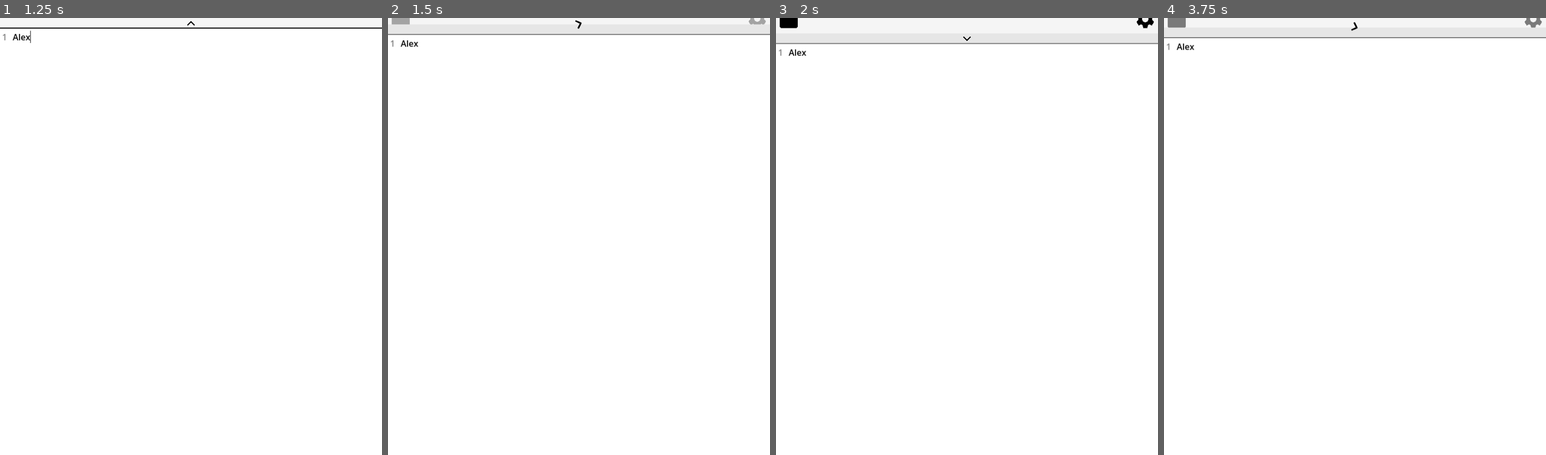
Above: before the commit, frames 1-4 (left to right).
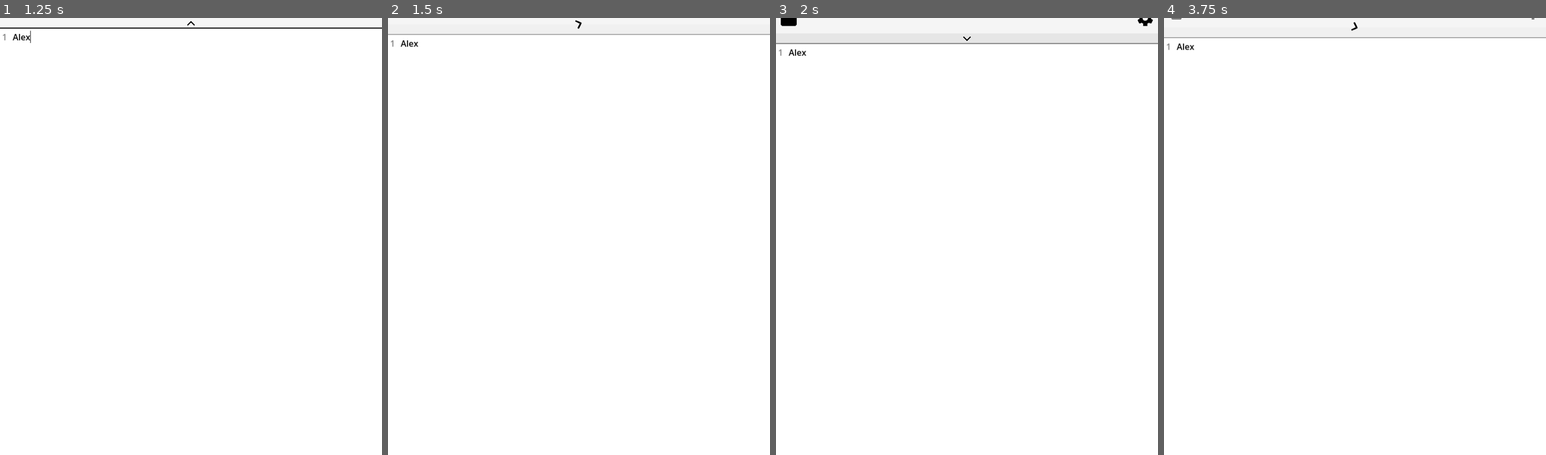
Above: after the commit, the same moments.

Repository: em-s-h/Nairu
Game: Godot game, scene res://scenes/main.tscn
The game is run twice, just before and just after one commit, with the same random seed, the same clock (stepped at 60 frames per second) and the same inputs.
Inputs (mouse positions are in pixels of both pictures, inside the frame that each line leads up to):
- Up to frame 1 (1.25 s): click (191, 240) at 0.52 s; type "Alex" at 0.6 s
- Up to frame 2 (1.5 s): click (579, 22) at 1.25 s
- Up to frame 3 (2 s): no input
- Up to frame 4 (3.75 s): click (1175, 18) at 2 s; click (1232, 18) at 2.75 s; click (1355, 39) at 3.5 s

Frame 1 is identical in both runs. In frame 2, 0.4% of the frame differs, in the area x 0-100%, y 0-4%; in frame 3, less than 0.1%; in frame 4, 0.4%, in the area x 0-100%, y 0-5%.

Commit message:
Confirm when exiting with unsaved changes Add '*' to title to indicate the text has been changed

Diff:
--- /dev/null
+++ b/scenes/error_dialog.tscn
@@ -0,0 +1,6 @@
+[gd_scene format=3 uid="uid://dgtd6fdjpnluq"]
+
+[node name="ErrorDialog" type="AcceptDialog"]
+initial_position = 4
+ok_button_text = "Ok"
+dialog_close_on_escape = false
--- a/scenes/main.tscn
+++ b/scenes/main.tscn
@@ -151,6 +151,42 @@
 tracks/11/interp = 1
 tracks/11/loop_wrap = true
 tracks/11/keys = {
+"times": PackedFloat32Array(0),
+"transitions": PackedFloat32Array(1),
+"update": 1,
+"values": [false]
+}
+tracks/12/type = "value"
+tracks/12/imported = false
+tracks/12/enabled = true
+tracks/12/path = NodePath("HBoxContainer/VBoxContainer/TopPanel/NotesPanelButton:size")
+tracks/12/interp = 1
+tracks/12/loop_wrap = true
+tracks/12/keys = {
+"times": PackedFloat32Array(0),
+"transitions": PackedFloat32Array(1),
+"update": 0,
+"values": [Vector2(38, 38)]
+}
+tracks/13/type = "value"
+tracks/13/imported = false
+tracks/13/enabled = true
+tracks/13/path = NodePath("HBoxContainer/VBoxContainer/TopPanel/SettingsWindowButton:size")
+tracks/13/interp = 1
+tracks/13/loop_wrap = true
+tracks/13/keys = {
+"times": PackedFloat32Array(0),
+"transitions": PackedFloat32Array(1),
+"update": 0,
+"values": [Vector2(38, 38)]
+}
+tracks/14/type = "value"
+tracks/14/imported = false
+tracks/14/enabled = true
+tracks/14/path = NodePath("HBoxContainer/VBoxContainer/TopPanelButton:disabled")
+tracks/14/interp = 1
+tracks/14/loop_wrap = true
+tracks/14/keys = {
 "times": PackedFloat32Array(0),
 "transitions": PackedFloat32Array(1),
 "update": 1,
@@ -310,6 +346,42 @@
 "update": 1,
 "values": [true]
 }
+tracks/10/type = "value"
+tracks/10/imported = false
+tracks/10/enabled = true
+tracks/10/path = NodePath("HBoxContainer/VBoxContainer/TopPanel/NotesPanelButton:size")
+tracks/10/interp = 2
+tracks/10/loop_wrap = true
+tracks/10/keys = {
+"times": PackedFloat32Array(0, 0.35),
+"transitions": PackedFloat32Array(1, 1),
+"update": 0,
+"values": [Vector2(38, 38), Vector2(38, 0)]
+}
+tracks/11/type = "value"
+tracks/11/imported = false
+tracks/11/enabled = true
+tracks/11/path = NodePath("HBoxContainer/VBoxContainer/TopPanel/SettingsWindowButton:size")
+tracks/11/interp = 2
+tracks/11/loop_wrap = true
+tracks/11/keys = {
+"times": PackedFloat32Array(0, 0.35),
+"transitions": PackedFloat32Array(1, 1),
+"update": 0,
+"values": [Vector2(38, 38), Vector2(38, 0)]
+}
+tracks/12/type = "value"
+tracks/12/imported = false
+tracks/12/enabled = true
+tracks/12/path = NodePath("HBoxContainer/VBoxContainer/TopPanelButton:disabled")
+tracks/12/interp = 1
+tracks/12/loop_wrap = true
+tracks/12/keys = {
+"times": PackedFloat32Array(0, 0.35),
+"transitions": PackedFloat32Array(1, 1),
+"update": 1,
+"values": [true, false]
+}
 
 [sub_resource type="Animation" id="Animation_bo5v8"]
 resource_name = "open_notes_panel"
@@ -447,7 +519,7 @@
 tracks/8/interp = 1
 tracks/8/loop_wrap = true
 tracks/8/keys = {
-"times": PackedFloat32Array(0, 0.35),
+"times": PackedFloat32Array(0, 0.3),
 "transitions": PackedFloat32Array(1, 1),
 "update": 1,
 "values": [true, false]
@@ -459,6 +531,42 @@
 tracks/9/interp = 1
 tracks/9/loop_wrap = true
 tracks/9/keys = {
+"times": PackedFloat32Array(0, 0.3),
+"transitions": PackedFloat32Array(1, 1),
+"update": 1,
+"values": [true, false]
+}
+tracks/10/type = "value"
+tracks/10/imported = false
+tracks/10/enabled = true
+tracks/10/path = NodePath("HBoxContainer/VBoxContainer/TopPanel/NotesPanelButton:size")
+tracks/10/interp = 2
+tracks/10/loop_wrap = true
+tracks/10/keys = {
+"times": PackedFloat32Array(0, 0.35),
+"transitions": PackedFloat32Array(1, 1),
+"update": 0,
+"values": [Vector2(38, 0), Vector2(38, 38)]
+}
+tracks/11/type = "value"
+tracks/11/imported = false
+tracks/11/enabled = true
+tracks/11/path = NodePath("HBoxContainer/VBoxContainer/TopPanel/SettingsWindowButton:size")
+tracks/11/interp = 2
+tracks/11/loop_wrap = true
+tracks/11/keys = {
+"times": PackedFloat32Array(0, 0.35),
+"transitions": PackedFloat32Array(1, 1),
+"update": 0,
+"values": [Vector2(38, 0), Vector2(38, 38)]
+}
+tracks/12/type = "value"
+tracks/12/imported = false
+tracks/12/enabled = true
+tracks/12/path = NodePath("HBoxContainer/VBoxContainer/TopPanelButton:disabled")
+tracks/12/interp = 1
+tracks/12/loop_wrap = true
+tracks/12/keys = {
 "times": PackedFloat32Array(0, 0.35),
 "transitions": PackedFloat32Array(1, 1),
 "update": 1,
@@ -473,6 +581,10 @@
 "open_notes_panel": SubResource("Animation_bo5v8"),
 "open_top_panel": SubResource("Animation_g5rrb")
 }
+
+[sub_resource type="StyleBoxEmpty" id="StyleBoxEmpty_vj8vp"]
+
+[sub_resource type="StyleBoxEmpty" id="StyleBoxEmpty_7w5xn"]
 
 [node name="Main" type="Control"]
 layout_mode = 3
@@ -526,39 +638,41 @@
 theme_type_variation = &"TopPanel"
 
 [node name="NotesPanelButton" type="Button" parent="HBoxContainer/VBoxContainer/TopPanel"]
-custom_minimum_size = Vector2(38, 38)
 layout_mode = 1
 anchors_preset = 4
 anchor_top = 0.5
 anchor_bottom = 0.5
 offset_left = 5.0
-offset_top = -17.5
-offset_right = 40.0
-offset_bottom = 17.5
+offset_top = -19.5
+offset_right = 43.0
+offset_bottom = 18.5
 grow_vertical = 2
 size_flags_horizontal = 2
 size_flags_vertical = 4
+theme_type_variation = &"IconButton"
+theme_override_styles/focus = SubResource("StyleBoxEmpty_vj8vp")
 icon = ExtResource("7_1rffi")
 flat = true
 icon_alignment = 1
 expand_icon = true
 
 [node name="SettingsWindowButton" type="Button" parent="HBoxContainer/VBoxContainer/TopPanel"]
-custom_minimum_size = Vector2(38, 38)
 layout_mode = 1
 anchors_preset = 6
 anchor_left = 1.0
 anchor_top = 0.5
 anchor_right = 1.0
 anchor_bottom = 0.5
-offset_left = -40.0
-offset_top = -17.5
+offset_left = -43.0
+offset_top = -19.5
 offset_right = -5.0
-offset_bottom = 17.5
+offset_bottom = 18.5
 grow_horizontal = 0
 grow_vertical = 2
 size_flags_horizontal = 6
 size_flags_vertical = 4
+theme_type_variation = &"IconButton"
+theme_override_styles/focus = SubResource("StyleBoxEmpty_7w5xn")
 icon = ExtResource("8_px3ne")
 flat = true
 icon_alignment = 1
--- a/scripts/main.gd
+++ b/scripts/main.gd
@@ -12,6 +12,7 @@
 var notes_panel_size
 
 var settings_open := false
+var title := "Nairu"
 
 var notes_panel_open := false
 var open_notes_panel := false
@@ -22,6 +23,7 @@
 
 func _ready() -> void:
     # {{{
+    get_tree().set_auto_accept_quit(false)
     top_panel_size = $HBoxContainer/VBoxContainer/TopPanel.custom_minimum_size
     notes_panel_size = notes_panel.custom_minimum_size
 
@@ -29,6 +31,11 @@
     notes_panel.note_deleted.connect(text_editor._on_notes_panel_note_deleted)
     notes_panel.save_note_dates.connect(settings._on_notes_panel_save_note_dates)
     text_editor.save_note.connect(notes_panel._on_text_editor_save_note)
+
+    var sav = func(_a): if "*" in title: change_title(title.erase(len(title)-1, 1))
+    var txt = func(): if not "*" in title: change_title("%s*" % title)
+    text_editor.text_changed.connect(txt)
+    text_editor.save_note.connect(sav)
     notes_panel.note_changed.connect(change_title)
 
     settings.load_settings()
@@ -44,11 +51,41 @@
 func _notification(what: int) -> void:
     # {{{
     if what == NOTIFICATION_WM_CLOSE_REQUEST:
-        text_editor.save()
         settings.save_settings()
+
+        if text_editor.contents_changed:
+            var d = ConfirmationDialog.new()
+            add_child(d)
+
+            var conf = func():
+                text_editor.save()
+                get_tree().root.propagate_notification(NOTIFICATION_WM_CLOSE_REQUEST)
+
+            var exit = func(a):
+                if a == "exit":
+                    get_tree().quit()
+
+            d.custom_action.connect(exit)
+            d.confirmed.connect(conf)
+
+            d.title = "Changes not saved!"
+            d.theme = load("res://themes/default.tres")
+            for c in d.get_children(true):
+                if c is Panel: c.remove_theme_stylebox_override("panel")
+                if c is Label: c.horizontal_alignment = HORIZONTAL_ALIGNMENT_CENTER
+
+            d.initial_position = Window.WINDOW_INITIAL_POSITION_CENTER_SCREEN_WITH_MOUSE_FOCUS
+            d.dialog_text = "Are you sure you want to exit?\nYou have unsaved changes."
+            d.ok_button_text = "Save & exit"
+
+            d.add_button("Exit w/o saving", false, "exit")
+            d.show()
+            return
 
         if notes_panel.backup_option == notes_panel.BackupOptions.ON_APP_CLOSE:
             notes_panel.create_notes_backup()
+
+        get_tree().quit()
 # }}}
 
 func _process(delta: float) -> void:
@@ -78,6 +115,7 @@
         new_title = "Nairu"
 
     DisplayServer.window_set_title(new_title)
+    title = new_title
 # }}}
 
 func resize_window(direction, quant, delta):
--- a/scripts/note_button.gd
+++ b/scripts/note_button.gd
@@ -185,7 +185,6 @@
     var confirm_dialog = ConfirmationDialog.new()
 
     confirm_dialog.initial_position = Window.WINDOW_INITIAL_POSITION_CENTER_SCREEN_WITH_MOUSE_FOCUS
-    confirm_dialog.visible = true
     confirm_dialog.theme = load("res://themes/default.tres")
 
     confirm_dialog.title = "Confirm"
@@ -195,8 +194,10 @@
     confirm_dialog.get_ok_button().pressed.connect(_on_confirm_dialog_confirm)
 
     add_child(confirm_dialog)
+    confirm_dialog.show()
     for c in confirm_dialog.get_children(true):
         if c is Panel: c.remove_theme_stylebox_override("panel")
+        if c is Label: c.horizontal_alignment = HORIZONTAL_ALIGNMENT_CENTER
 # }}}
 
 func _on_confirm_dialog_confirm():
--- a/scripts/text_editor.gd
+++ b/scripts/text_editor.gd
@@ -21,6 +21,7 @@
 var line_numbers := true
 var line_spacing := 2
 
+var contents_changed := false
 var note_open := false
 var auto_save := true
 var delay_time := 0.5
@@ -44,6 +45,7 @@
 ## Shorter way of doing `save_note.emit(text)`
 func save() -> void:
     # {{{
+    contents_changed = false
     save_note.emit(text)
 # }}}
 
@@ -72,6 +74,7 @@
     text = contents
     note_open = true
     gutters_draw_line_numbers = line_numbers
+    contents_changed = false
 # }}}
 
 func _on_notes_panel_note_deleted(is_current: bool) -> void:
@@ -80,11 +83,13 @@
         text = ""
         note_open = false
         gutters_draw_line_numbers = false
+        contents_changed = false
 # }}}
 
 
 func _on_text_changed() -> void:
     # {{{
+    contents_changed = true
     $Delay.start(delay_time)
 # }}}
 
--- a/themes/default.tres
+++ b/themes/default.tres
@@ -53,10 +53,10 @@
 corner_detail = 5
 
 [sub_resource type="StyleBoxFlat" id="StyleBoxFlat_ocb0p"]
-content_margin_left = 2.0
-content_margin_top = 2.0
-content_margin_right = 2.0
-content_margin_bottom = 2.0
+content_margin_left = 8.0
+content_margin_top = 3.0
+content_margin_right = 8.0
+content_margin_bottom = 3.0
 bg_color = Color(0.960784, 0.960784, 0.960784, 1)
 border_width_left = 1
 border_width_top = 1
@@ -224,19 +224,21 @@
 corner_radius_bottom_left = 3
 corner_detail = 5
 
-[sub_resource type="StyleBoxFlat" id="StyleBoxFlat_lujti"]
-content_margin_left = 4.0
-content_margin_right = 4.0
-bg_color = Color(0, 0, 0, 0.14902)
-border_width_left = 1
-border_width_top = 1
-border_width_right = 1
-border_width_bottom = 2
-border_color = Color(0, 0, 0, 1)
+[sub_resource type="StyleBoxFlat" id="StyleBoxFlat_e6vl2"]
+content_margin_left = 2.0
+content_margin_top = 2.0
+content_margin_right = 2.0
+content_margin_bottom = 2.0
+bg_color = Color(0.960784, 0.960784, 0.960784, 1)
+border_width_left = 1
+border_width_top = 1
+border_width_right = 1
+border_width_bottom = 2
+border_color = Color(0.4, 0.701961, 1, 1)
 corner_radius_top_right = 5
 corner_radius_bottom_right = 5
 
-[sub_resource type="StyleBoxFlat" id="StyleBoxFlat_gihlg"]
+[sub_resource type="StyleBoxFlat" id="StyleBoxFlat_lujti"]
 content_margin_left = 4.0
 content_margin_right = 4.0
 bg_color = Color(0, 0, 0, 0.14902)
@@ -248,10 +250,10 @@
 corner_radius_top_right = 5
 corner_radius_bottom_right = 5
 
-[sub_resource type="StyleBoxFlat" id="StyleBoxFlat_ilwgp"]
-content_margin_left = 4.0
-content_margin_right = 4.0
-bg_color = Color(0.960784, 0.960784, 0.960784, 1)
+[sub_resource type="StyleBoxFlat" id="StyleBoxFlat_gihlg"]
+content_margin_left = 4.0
+content_margin_right = 4.0
+bg_color = Color(0, 0, 0, 0.14902)
 border_width_left = 1
 border_width_top = 1
 border_width_right = 1
@@ -260,9 +262,23 @@
 corner_radius_top_right = 5
 corner_radius_bottom_right = 5
 
+[sub_resource type="StyleBoxFlat" id="StyleBoxFlat_ilwgp"]
+content_margin_left = 4.0
+content_margin_right = 4.0
+bg_color = Color(0.960784, 0.960784, 0.960784, 1)
+border_width_left = 1
+border_width_top = 1
+border_width_right = 1
+border_width_bottom = 2
+border_color = Color(0, 0, 0, 1)
+corner_radius_top_right = 5
+corner_radius_bottom_right = 5
+
 [sub_resource type="StyleBoxFlat" id="StyleBoxFlat_yfcj5"]
-content_margin_left = 4.0
-content_margin_right = 4.0
+content_margin_left = 2.0
+content_margin_top = 2.0
+content_margin_right = 2.0
+content_margin_bottom = 2.0
 bg_color = Color(0.960784, 0.960784, 0.960784, 1)
 border_width_left = 1
 border_width_top = 1
@@ -633,6 +649,16 @@
 
 [sub_resource type="StyleBoxFlat" id="StyleBoxFlat_kf23f"]
 bg_color = Color(0.960784, 0.960784, 0.960784, 1)
+
+[sub_resource type="StyleBoxFlat" id="StyleBoxFlat_tykwg"]
+content_margin_left = 2.0
+content_margin_top = 2.0
+content_margin_right = 2.0
+content_margin_bottom = 2.0
+bg_color = Color(0.941176, 0.941176, 0.941176, 1)
+border_width_bottom = 2
+border_color = Color(0.666667, 0.666667, 0.666667, 1)
+corner_detail = 5
 
 [sub_resource type="StyleBoxFlat" id="StyleBoxFlat_baptg"]
 content_margin_left = 2.0
@@ -706,6 +732,7 @@
 CodeEdit/styles/panel = SubResource("StyleBoxFlat_w3cfc")
 CodeEdit/styles/read_only = SubResource("StyleBoxFlat_u32jt")
 IconButton/base_type = &"Button"
+IconButton/styles/focus = SubResource("StyleBoxFlat_e6vl2")
 IconButton/styles/hover = SubResource("StyleBoxFlat_lujti")
 IconButton/styles/hover_pressed = SubResource("StyleBoxFlat_gihlg")
 IconButton/styles/normal = SubResource("StyleBoxFlat_ilwgp")
@@ -772,6 +799,7 @@
 TopPanel/base_type = &"Panel"
 TopPanel/styles/panel = SubResource("StyleBoxFlat_kf23f")
 TopPanelButton/base_type = &"Button"
+TopPanelButton/styles/disabled = SubResource("StyleBoxFlat_tykwg")
 TopPanelButton/styles/focus = SubResource("StyleBoxFlat_baptg")
 TopPanelButton/styles/hover = SubResource("StyleBoxFlat_8is31")
 TopPanelButton/styles/normal = SubResource("StyleBoxFlat_fjg1i")
Not shown: 1 places in scenes/main.tscn that only renumber resources
Not shown: 3 places in themes/default.tres that only renumber resources
